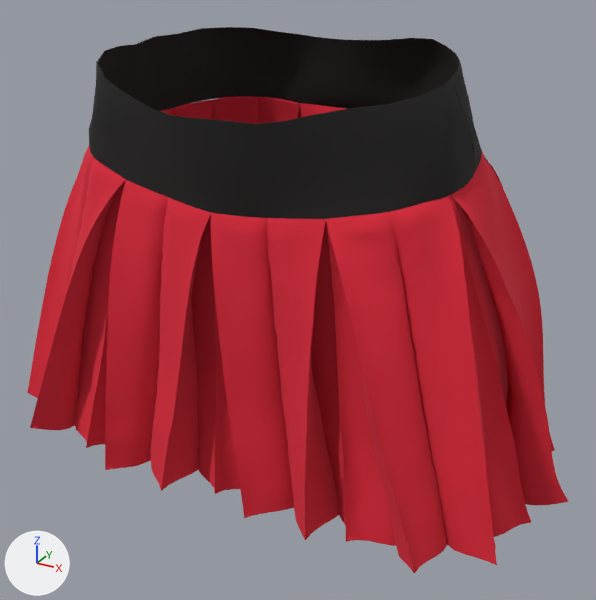
Renders of the glTF model public/models/mannequin/mannequin-female-skirt.glb from each side of a commit.
Rendered twice from a 50 mm camera at (0.562, -0.394, 1.94) aimed at (0.03, 0.574, 1.456). The axes (+X, +Y, +Z) are drawn at lower left. The lights are the same throughout. The older version comes first. Where no turn or scale is listed for an object, it has been applied to the vertices. Vertices at exactly the same position are counted once.

The first picture shows 'Pattern2D_194603', 'Pattern2D_194604', 'Pattern2D_194605', 'Pattern2D_194606'.
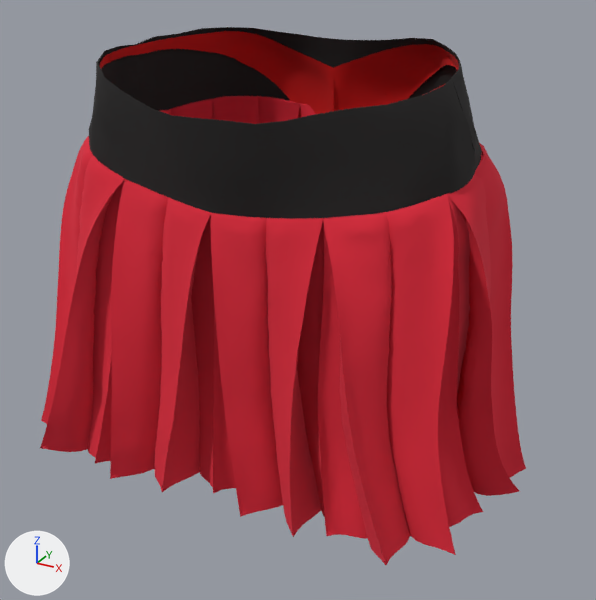
Commit message: Added a coat for female

What changed in the scene script:
```text
Change mat_fabric_1_front_4185_003:
    where n0 = _N.new('ShaderNodeBsdfPrincipled'); n0.name = 'Principled BSDF'
    remove n0.inputs[0].default_value = (0.8, 0.0335, 0.0638, 1.0)  # 'Base Color', red #e73347
    add n2 = _N.new('ShaderNodeMix'); n2.name = 'Mix'
    add n2.data_type = 'RGBA'
    add n2.blend_type = 'MULTIPLY'
    add n2.inputs[0].default_value = 1.0  # 'Factor'
    add n2.inputs[7].default_value = (0.8, 0.0335, 0.0638, 1.0)  # 'B', red #e73347
    add n3 = _N.new('ShaderNodeVertexColor'); n3.name = 'Color Attribute'
    add _L.new(n2.outputs[2], n0.inputs[0])  # 'Result' to 'Base Color'
    add _L.new(n3.outputs[0], n2.inputs[6])  # 'Color' to 'A'
Add mat_fabric_2_front_4185_1:
    mat_fabric_2_front_4185_1 = bpy.data.materials.new('FABRIC_2_FRONT_4185_1')
    # nodes: BsdfPrincipled, Mix, OutputMaterial, VertexColor
    # colours: red #cb0000, mixed with the vertex colours
Change me_pattern2d_194604:
    remove me_pattern2d_194604.from_pydata(...)  # 15164 vertices, 30248 faces; spans x -0.441..0.443, y 0.355..0.636, z 1.207..1.682
    add me_pattern2d_194604.from_pydata(...)  # 15164 vertices, 30248 faces; spans x -0.364..0.379, y 0.347..0.62, z 1.206..1.684
    me_pattern2d_194604 part 1: 14522 of 15164 vertices moved; they spanned x -0.441..0.443, y 0.355..0.636, z 1.207..1.682 and now span x -0.364..0.379, y 0.347..0.62, z 1.206..1.684; mean shift (-0.001, -0.01, -0.003); largest move (-0.391, 0.532, 1.277) -> (-0.307, 0.479, 1.257)
Change me_pattern2d_194606:
    remove me_pattern2d_194606.from_pydata(...)  # 15066 vertices, 30124 faces; spans x -0.373..0.395, y -0.151..0.092, z -0.252..0.24
    add me_pattern2d_194606.from_pydata(...)  # 15066 vertices, 30124 faces; spans x -0.332..0.364, y -0.158..0.079, z -0.265..0.241
    me_pattern2d_194606 part 2: 15014 of 15066 vertices moved; they spanned x -0.373..0.395, y -0.151..0.092, z -0.252..0.24 and now span x -0.332..0.364, y -0.158..0.079, z -0.265..0.241; mean shift (0.005, -0.013, -0.013); largest move (-0.357, -0.104, -0.208) -> (-0.319, -0.152, -0.234)
    me_pattern2d_194606 part 3: vertex colours changed
Add ob_pattern2d_151006_fabric_2_front_4185_0:
    ob_pattern2d_151006_fabric_2_front_4185_0 = bpy.data.objects.new('Pattern2D_151006_FABRIC 2_FRONT_4185_0', me_pattern2d_151006_fabric_2_front_4185_0)  # 287 vertices, 481 faces; spans x -0.159..0.093, y -0.186..0.063, z -0.168..0.091; in mat_fabric_2_front_4185_2 (red #cb0000)
    ob_pattern2d_151006_fabric_2_front_4185_0.location = (-0.086, 0.709, 1.718)
Add ob_pattern2d_150498_fabric_2_front_4185_0:
    ob_pattern2d_150498_fabric_2_front_4185_0 = bpy.data.objects.new('Pattern2D_150498_FABRIC 2_FRONT_4185_0', me_pattern2d_150498_fabric_2_front_4185_0)  # 286 vertices, 479 faces; spans x -0.089..0.164, y -0.198..0.064, z -0.168..0.086
    ob_pattern2d_150498_fabric_2_front_4185_0.location = (0.084, 0.707, 1.72)
Add ob_pattern2d_149184_fabric_2_front_4185_0:
    ob_pattern2d_149184_fabric_2_front_4185_0 = bpy.data.objects.new('Pattern2D_149184_FABRIC 2_FRONT_4185_0', me_pattern2d_149184_fabric_2_front_4185_0)  # 162 vertices, 254 faces; spans x -0.164..0.077, y -0.041..0.116, z -0.129..0.113; in mat_fabric_2_front_4185_0 (red #cb0000)
    ob_pattern2d_149184_fabric_2_front_4185_0.location = (-0.081, 0.443, 1.68)
```

What differs and where, as boxes [x1, y1, x2, y2] in the pictures (596 x 600 px; the box of a moved part takes in the faces that stretch with it):
'Pattern2D_194604', reshaped (12% narrower)
    before: [27, 146, 569, 573]
    after: [40, 136, 519, 565]
'Pattern2D_194606', reshaped (mostly hidden)
    before: [161, 96, 555, 451]
    after: [160, 96, 526, 478]
'Pattern2D_151006_FABRIC 2_FRONT_4185_0', added (red)
    after: [109, 31, 334, 117]
'Pattern2D_150498_FABRIC 2_FRONT_4185_0', added (red)
    after: [332, 44, 459, 111]
'Pattern2D_149184_FABRIC 2_FRONT_4185_0', added (mostly hidden)
    after: [100, 53, 112, 69]
part 2 of me_pattern2d_194606, moved or reshaped (mostly hidden)
    before: [161, 96, 555, 451]
    after: [160, 96, 526, 478]
